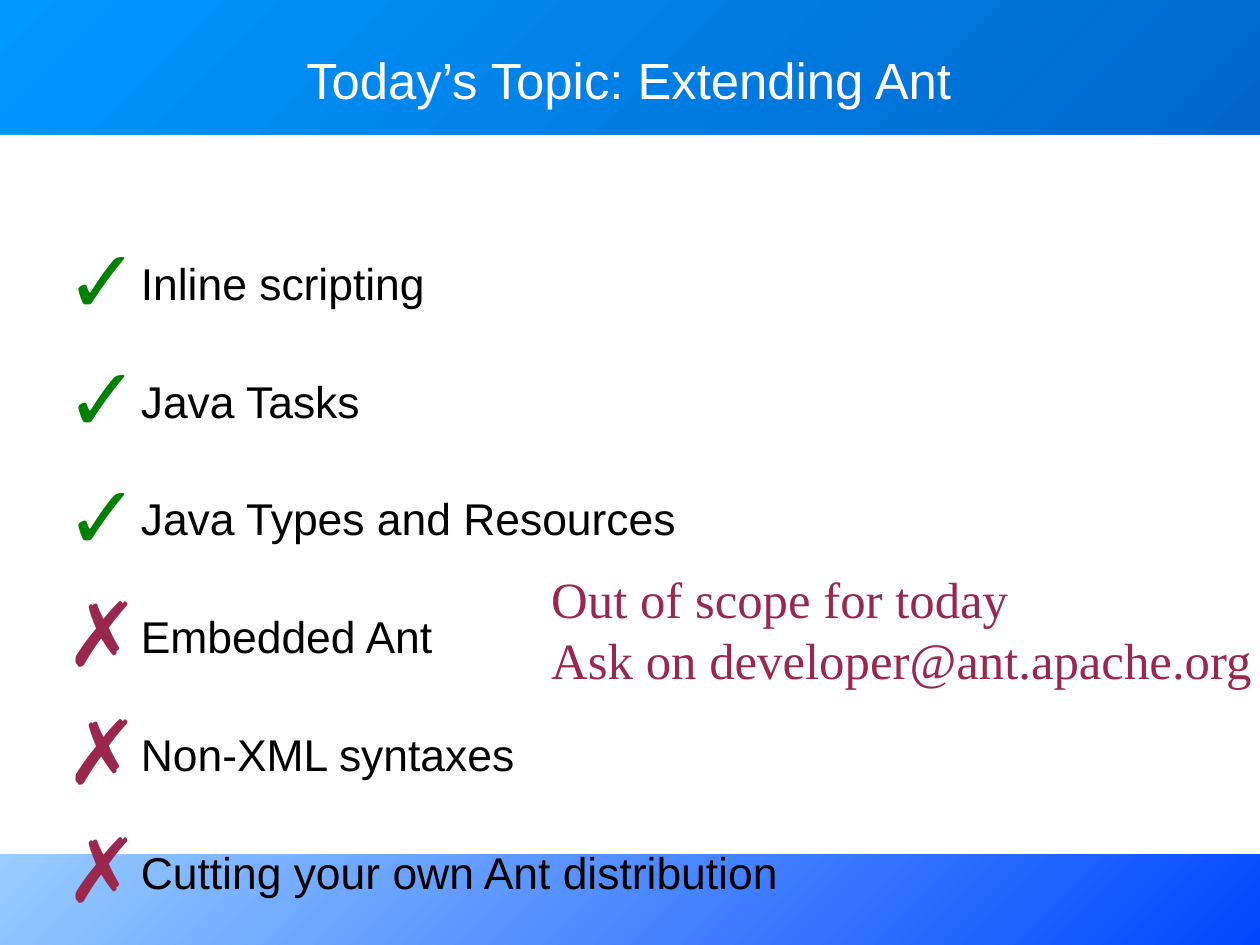
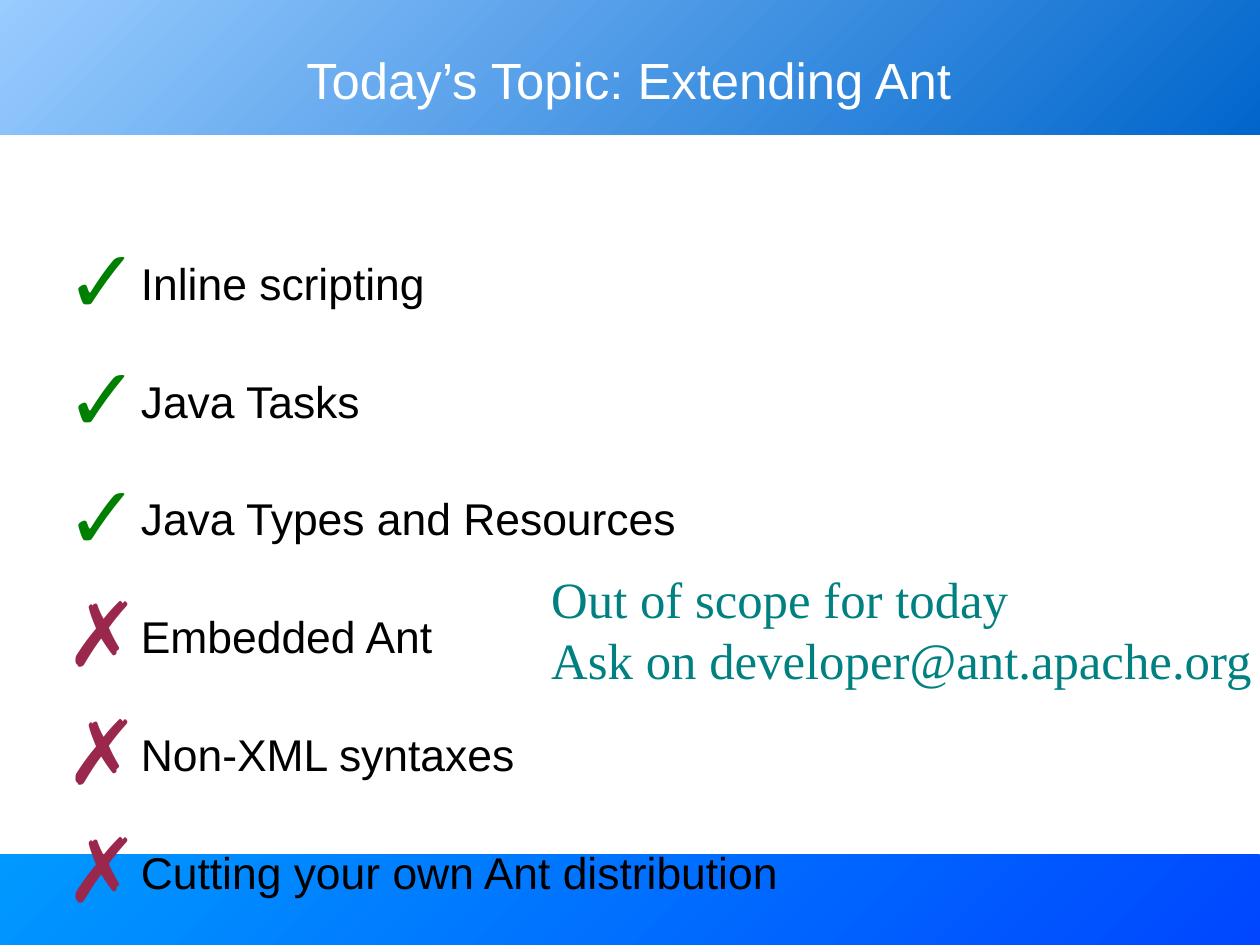
Before and after one commit to BeatrizTercero/repoSvnAnt, a slide deck: slide 3 of core/trunk/docs/slides/extending_ant.odp. Drawn at 1260x945 pixels with LibreOffice and Linux fonts; fonts in the diff are those of the drawing. Boxes give left, top, right and bottom in pixels: in the first picture for what was removed or moved away, otherwise in the second. Text is boxed around its words. In the diff, an @@ line names an element or a change of style, - is before the commit and + after.

```diff
--- a/core/trunk/docs/slides/extending_ant.odp
+++ b/core/trunk/docs/slides/extending_ant.odp
@@ rectangle at [0, 0, 1260, 135]: fill gradient #0066CC to #0099FF to gradient #0066CC to #99CCFF @@
@@ text "Out of scope for today ..." at [551, 582, 1251, 690]: text colour #99284C to #008080 @@
@@ rectangle at [0, 855, 1260, 945]: fill gradient #0047FF to #99CCFF to gradient #0047FF to #0099FF @@
```
Also in this commit, not shown: 23 other slides changed, 6 slides added, 1 slide removed.
